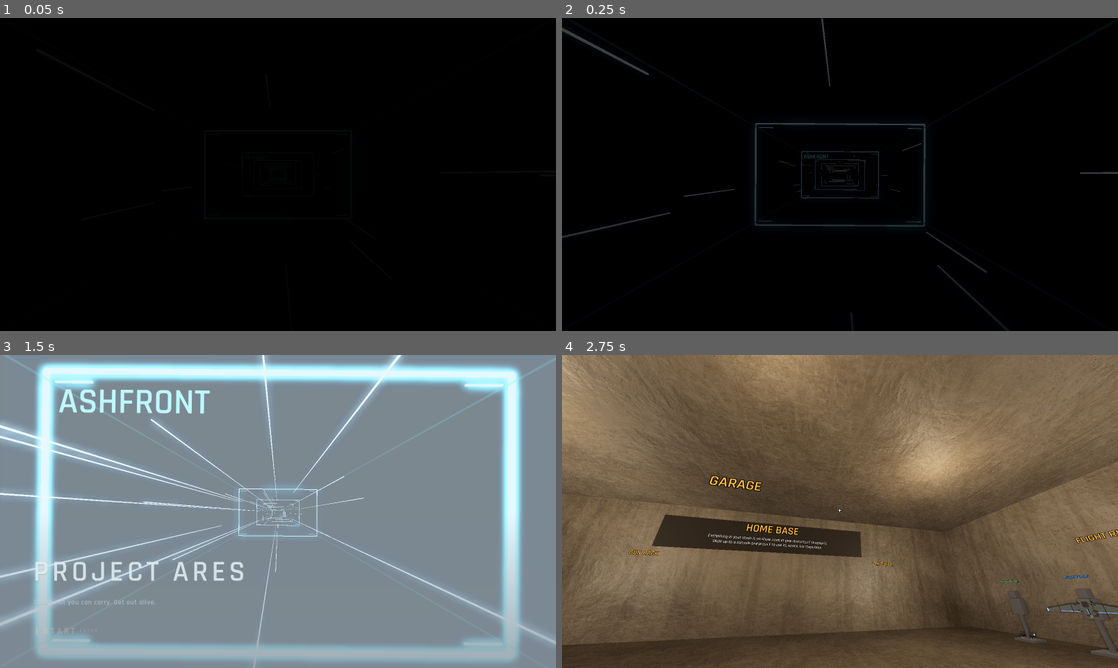
Above: before the commit, frames 1-4 (two rows, left to right).
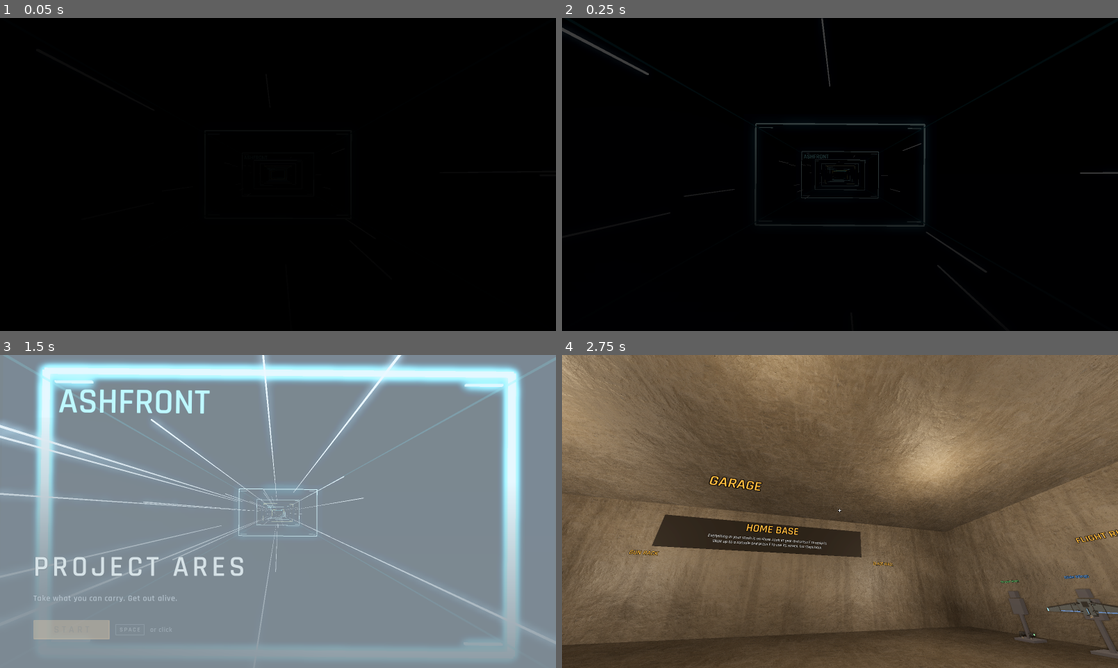
Above: after the commit, the same moments.

Repository: czinabu/projectares
Game: Godot game, scene res://scenes/start.tscn
The game is run twice, just before and just after one commit, with the same random seed, the same clock (stepped at 60 frames per second) and the same inputs.
Inputs (mouse positions are in pixels of both pictures, inside the frame that each line leads up to):
- Up to frame 1 (0.05 s): no input
- Up to frame 2 (0.25 s): no input
- Up to frame 3 (1.5 s): tap Enter (redeploy) at 0.5 s; move the mouse to (400, 495) at 0.52 s; hold D (move_right) 0.53-1.25 s; hold C (slide) 0.53-1.25 s; click (400, 495) at 0.67 s; tap Space (jump) at 0.77 s; drag from (166, 527) to (250, 574) at 1.27 s
- Up to frame 4 (2.75 s): move the mouse to (851, 505) at 2.02 s; hold W (move_forward) from 2.03 s (still down); hold Right mouse button (alt_fire) from 2.03 s (still down); click (851, 505) at 2.17 s; tap C (slide) at 2.3 s

The runs differ from the first frame. In frame 2, 0.1% of the frame differs, in the area x 0-31%, y 54-71%; in frame 3, 5.3%, in the area x 0-50%, y 35-97%; in frame 4, nothing differs.

Commit message:
Start screen: a clear Start button, Space or click, easier-to-read text
Start is now a framed button that fills amber on hover, with a SPACE
keycap and 'or click' beside it. The tagline and corner text are larger
and brighter, labels get a soft outline and shadow, and a radial shadow
pool sits behind the title block so the streaks dim there.

Co-Authored-By: Claude Opus 5.5 <noreply@anthropic.com>
Claude-Session: https://claude.ai/code/session_01GXE5szCXUoCgaXkXt11Gyh

Diff:
--- a/core/ui/start_screen.gd
+++ b/core/ui/start_screen.gd
@@ -14,8 +14,10 @@
 ## Used when there is no scene behind the screen.
 const BACKDROP_COLOR := Color(0.035, 0.03, 0.04)
 const INK := Color(0.94, 0.93, 0.9)
-const QUIET := Color(0.74, 0.76, 0.82)
-const FAINT := Color(0.6, 0.64, 0.74, 0.75)
+const QUIET := Color(0.84, 0.86, 0.9)
+const FAINT := Color(0.72, 0.76, 0.84, 0.9)
+## Text on a lit (amber) button.
+const INK_DARK := Color(0.06, 0.05, 0.04)
 
 var title_text := "PROJECT ARES"
 var tagline_text := "Take what you can carry. Get out alive."
@@ -37,7 +39,6 @@
 var start_button: Button
 var _curtain: ColorRect
 var _rule: ColorRect
-var _marker: ColorRect
 var _reveal: Array[Control] = []
 var _started := false
 
@@ -56,7 +57,7 @@
 		add_child(back)
 	_build_title_block()
 	if location_text != "":
-		var corner := _label(location_text.to_upper(), 14, FAINT, 3)
+		var corner := _label(location_text.to_upper(), 16, FAINT, 3)
 		corner.anchor_left = 1.0
 		corner.anchor_right = 1.0
 		corner.anchor_top = 1.0
@@ -125,53 +126,54 @@
 	_rule.size_flags_horizontal = Control.SIZE_SHRINK_BEGIN
 	_rule.mouse_filter = Control.MOUSE_FILTER_IGNORE
 	box.add_child(_rule)
-	var tagline := _label(tagline_text, 20, QUIET, 1)
+	var tagline := _label(tagline_text, 24, QUIET, 1)
 	box.add_child(tagline)
 	_reveal.append(tagline)
 	var gap := Control.new()
 	gap.custom_minimum_size = Vector2(0, 30)
 	box.add_child(gap)
 	var row := HBoxContainer.new()
-	row.add_theme_constant_override("separation", 14)
+	row.add_theme_constant_override("separation", 16)
 	box.add_child(row)
 	_reveal.append(row)
-	# A small bar that lights and slides in when Start has focus or the mouse.
-	var mark_slot := Control.new()
-	mark_slot.custom_minimum_size = Vector2(16, 0)
-	mark_slot.mouse_filter = Control.MOUSE_FILTER_IGNORE
-	row.add_child(mark_slot)
-	_marker = ColorRect.new()
-	_marker.color = UiTheme.ACCENT
-	_marker.size = Vector2(4, 20)
-	_marker.position = Vector2(0, 13)
-	_marker.modulate.a = 0.0
-	_marker.mouse_filter = Control.MOUSE_FILTER_IGNORE
-	mark_slot.add_child(_marker)
+	# Start is a real button you can click, with the key that also starts
+	# the game in a keycap beside it.
 	start_button = Button.new()
 	start_button.text = "START"
-	start_button.flat = true
 	start_button.focus_mode = Control.FOCUS_ALL
 	start_button.mouse_default_cursor_shape = Control.CURSOR_POINTING_HAND
-	start_button.custom_minimum_size = Vector2(0, 46)
-	var empty := StyleBoxEmpty.new()
-	for state: String in ["normal", "hover", "pressed", "focus", "disabled", "hover_pressed"]:
-		start_button.add_theme_stylebox_override(state, empty)
-	start_button.add_theme_font_override("font", _spaced(6))
-	start_button.add_theme_font_size_override("font_size", 26)
-	start_button.add_theme_color_override("font_color", UiTheme.ACCENT.lerp(INK, 0.35))
-	start_button.add_theme_color_override("font_focus_color", UiTheme.ACCENT)
-	start_button.add_theme_color_override("font_hover_color", UiTheme.ACCENT.lightened(0.25))
-	start_button.add_theme_color_override("font_pressed_color", Color.WHITE)
-	start_button.add_theme_color_override("font_disabled_color", UiTheme.ACCENT)
+	start_button.custom_minimum_size = Vector2(220, 56)
+	var dim := UiTheme.ACCENT
+	start_button.add_theme_stylebox_override("normal", _frame(Color(0.02, 0.025, 0.05, 0.75), dim, 2))
+	start_button.add_theme_stylebox_override("focus", _frame(Color(0, 0, 0, 0), dim, 2))
+	start_button.add_theme_stylebox_override("hover", _frame(dim, dim, 2))
+	start_button.add_theme_stylebox_override("hover_pressed", _frame(dim.lightened(0.2), dim, 2))
+	start_button.add_theme_stylebox_override("pressed", _frame(dim.lightened(0.2), dim, 2))
+	start_button.add_theme_stylebox_override("disabled", _frame(dim, dim, 2))
+	start_button.add_theme_font_override("font", _spaced(8))
+	start_button.add_theme_font_size_override("font_size", 28)
+	start_button.add_theme_color_override("font_color", INK)
+	start_button.add_theme_color_override("font_focus_color", INK)
+	start_button.add_theme_color_override("font_hover_color", INK_DARK)
+	start_button.add_theme_color_override("font_pressed_color", INK_DARK)
+	start_button.add_theme_color_override("font_hover_pressed_color", INK_DARK)
+	start_button.add_theme_color_override("font_disabled_color", INK_DARK)
 	start_button.pressed.connect(press_start)
-	start_button.focus_entered.connect(_mark.bind(true))
-	start_button.focus_exited.connect(_mark.bind(false))
-	start_button.mouse_entered.connect(_mark.bind(true))
-	start_button.mouse_exited.connect(func() -> void: _mark(start_button.has_focus()))
 	row.add_child(start_button)
-	var hint := _label("ENTER", 14, FAINT, 4)
-	hint.size_flags_vertical = Control.SIZE_SHRINK_CENTER
-	row.add_child(hint)
+	var key := PanelContainer.new()
+	var cap := _frame(Color(0.02, 0.025, 0.05, 0.6), QUIET, 1)
+	cap.content_margin_left = 12
+	cap.content_margin_right = 12
+	cap.content_margin_top = 4
+	cap.content_margin_bottom = 4
+	key.add_theme_stylebox_override("panel", cap)
+	key.size_flags_vertical = Control.SIZE_SHRINK_CENTER
+	key.mouse_filter = Control.MOUSE_FILTER_IGNORE
+	key.add_child(_label("SPACE", 18, INK, 3))
+	row.add_child(key)
+	var or_click := _label("or click", 20, QUIET, 1)
+	or_click.size_flags_vertical = Control.SIZE_SHRINK_CENTER
+	row.add_child(or_click)
 
 
 ## The title block comes in once the scene is up: the black lifts, then the
@@ -189,20 +191,23 @@
 			.set_delay(reveal_delay + reveal_step).set_trans(Tween.TRANS_CUBIC).set_ease(Tween.EASE_OUT)
 
 
-func _mark(on: bool) -> void:
-	if _marker == null:
-		return
-	var tween := create_tween().set_parallel()
-	tween.tween_property(_marker, "position:x", 8.0 if on else 0.0, 0.18)
-	tween.tween_property(_marker, "modulate:a", 1.0 if on else 0.0, 0.18)
-
-
-## A soft dark band along the bottom so the type reads over whatever plays
-## behind it. Kept low and faint: it is there for legibility, not as a look.
+func _frame(fill: Color, edge: Color, border: int) -> StyleBoxFlat:
+	var box := StyleBoxFlat.new()
+	box.bg_color = fill
+	box.border_color = edge
+	box.set_border_width_all(border)
+	box.set_corner_radius_all(2)
+	box.content_margin_left = 28
+	box.content_margin_right = 28
+	return box
+
+
+## Dark washes under the title block so the type reads over whatever plays
+## behind it: a band along the bottom and a pool behind the title.
 func _add_shade() -> void:
 	var gradient := Gradient.new()
 	gradient.set_color(0, Color(0.01, 0.01, 0.03, 0.0))
-	gradient.set_color(1, Color(0.01, 0.01, 0.03, 0.7))
+	gradient.set_color(1, Color(0.01, 0.01, 0.03, 0.85))
 	var texture := GradientTexture2D.new()
 	texture.gradient = gradient
 	texture.fill_from = Vector2(0, 0)
@@ -210,12 +215,31 @@
 	var shade := TextureRect.new()
 	shade.texture = texture
 	shade.anchor_right = 1.0
-	shade.anchor_top = 0.5
+	shade.anchor_top = 0.4
 	shade.anchor_bottom = 1.0
 	shade.expand_mode = TextureRect.EXPAND_IGNORE_SIZE
 	shade.stretch_mode = TextureRect.STRETCH_SCALE
 	shade.mouse_filter = Control.MOUSE_FILTER_IGNORE
 	add_child(shade)
+	# And a soft pool of shadow behind the title block, so the streaks dim
+	# there. Radial, so it has no edge to spot.
+	var pool := Gradient.new()
+	pool.set_color(0, Color(0.01, 0.01, 0.03, 0.75))
+	pool.set_color(1, Color(0.01, 0.01, 0.03, 0.0))
+	var pool_texture := GradientTexture2D.new()
+	pool_texture.gradient = pool
+	pool_texture.fill = GradientTexture2D.FILL_RADIAL
+	pool_texture.fill_from = Vector2(0.15, 0.75)
+	pool_texture.fill_to = Vector2(0.95, 0.75)
+	var wash := TextureRect.new()
+	wash.texture = pool_texture
+	wash.anchor_right = 0.65
+	wash.anchor_top = 0.2
+	wash.anchor_bottom = 1.0
+	wash.expand_mode = TextureRect.EXPAND_IGNORE_SIZE
+	wash.stretch_mode = TextureRect.STRETCH_SCALE
+	wash.mouse_filter = Control.MOUSE_FILTER_IGNORE
+	add_child(wash)
 
 
 func _label(text: String, size: int, color: Color, spacing: int) -> Label:
@@ -224,8 +248,10 @@
 	label.add_theme_font_override("font", _spaced(spacing))
 	label.add_theme_font_size_override("font_size", size)
 	label.add_theme_color_override("font_color", color)
-	label.add_theme_constant_override("outline_size", 0)
-	label.add_theme_color_override("font_shadow_color", Color(0, 0, 0, 0.35))
+	label.add_theme_constant_override("outline_size", 6)
+	label.add_theme_color_override("font_outline_color", Color(0.0, 0.0, 0.02, 0.55))
+	label.add_theme_color_override("font_shadow_color", Color(0, 0, 0, 0.6))
+	label.add_theme_constant_override("shadow_offset_y", 2)
 	label.mouse_filter = Control.MOUSE_FILTER_IGNORE
 	return label
 
--- a/tests/test_runner.gd
+++ b/tests/test_runner.gd
@@ -6280,6 +6280,17 @@
 	screen.start_button.pressed.emit()
 	check(count[0] == 1, "pressing Start fires once, however often it is pressed")
 	screen.queue_free()
+	var by_key := StartScreen.new()
+	add_child(by_key)
+	await frames(1)
+	var keyed := [0]
+	by_key.start_pressed.connect(func() -> void: keyed[0] += 1)
+	var space := InputEventKey.new()
+	space.keycode = KEY_SPACE
+	space.pressed = true
+	by_key._unhandled_input(space)
+	check(keyed[0] == 1, "Space starts the game too")
+	by_key.queue_free()
 	await frames(1)
 	# Behind it: the lane between worlds, running forever on a fixed set of gates.
 	var backdrop := TitleBackdrop.new()
